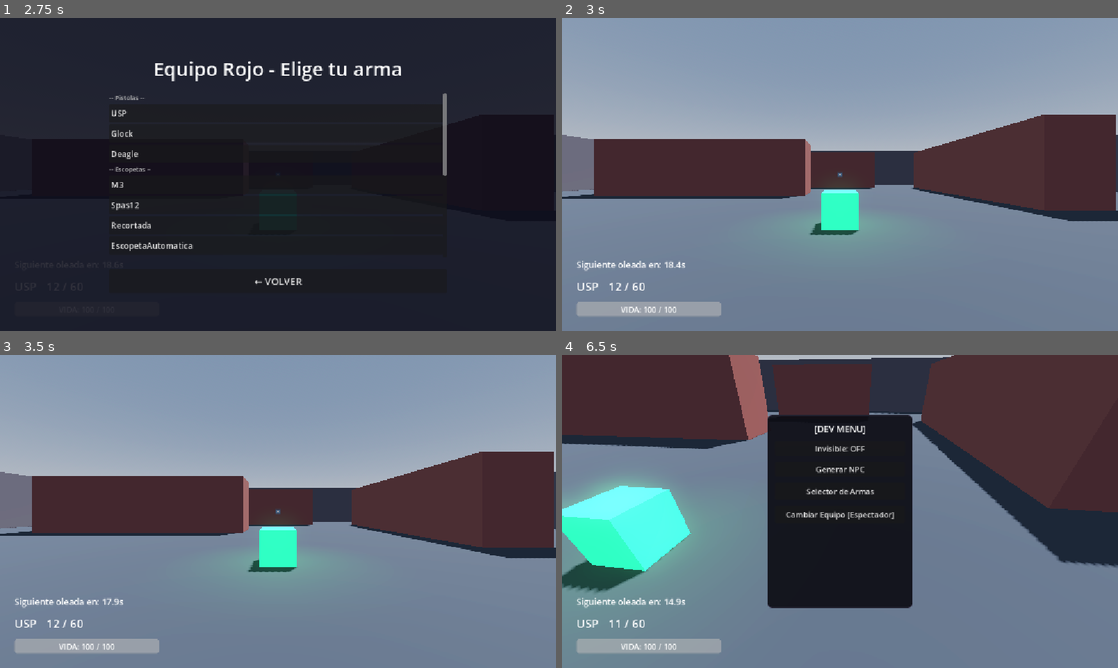
Above: before the commit, frames 1-4 (two rows, left to right).
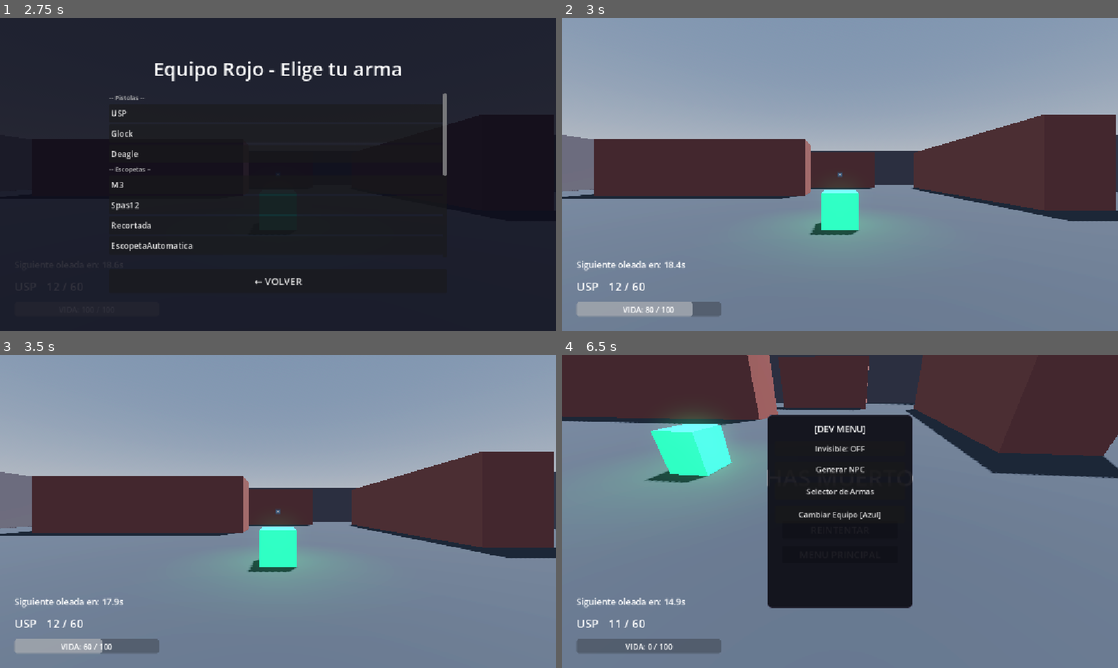
Above: after the commit, the same moments.

Repository: Jillkrav/Fps-Prueba
Game: Godot game, scene res://scenes/main_menu.tscn
Same seed, same stepped clock (60 frames per second), same inputs: the game is played once before the commit and once after it. The engine's default icon, where the game draws it, is replaced by a stand-in: a white triangle on a blue panel in a dark square.
Inputs (mouse positions are in pixels of both pictures, inside the frame that each line leads up to):
- Up to frame 1 (2.75 s): click "JUGAR" at 0.5 s; click "MAPA 1 (Laberíntico)" at 1.25 s; click "🔴 EQUIPO ROJO" at 2 s
- Up to frame 2 (3 s): click "USP" at 2.75 s
- Up to frame 3 (3.5 s): no input
- Up to frame 4 (6.5 s): tap Enter (ui_accept) at 3.5, 3.77, 4.52, 6.02 s; move the mouse to (867, 511) at 3.52 s; hold W 3.53-4.28 s; tap Q at 3.6, 4.35, 5.3, 6.05 s; click (867, 511) at 3.67 s; move the mouse to (728, 527) at 4.27 s; hold S 4.28-5.03 s; move the mouse to (895, 442) at 5.02 s; hold D 5.03-5.78 s; hold R 5.03-5.78 s; move the mouse to (834, 517) at 5.77 s; hold W from 5.78 s (still down); tap F at 5.85 s; click (834, 517) at 5.92 s

Frame 1 is identical in both runs. In frame 2, 0.4% of the frame differs, in the area x 10-29%, y 90-96%; in frame 3, 0.6%; in frame 4, 24%, in the area x 0-100%, y 0-96%.

Commit message:
fix: checkeo general — 8 bugs corregidos (dev_menu panel armas centrado, player setup_weapon seguro, spawner HUD group, npc_base danno keys, weapon initialize_from_name keys, hud group tag, player _ready gs limpio)

Diff:
--- a/scripts/dev_menu.gd
+++ b/scripts/dev_menu.gd
@@ -89,14 +89,28 @@
 	vbox.move_child(btn_equipo, insert_idx + 1)
 
 # ── Panel flotante selector de armas ─────────────────────────────────────────
+# FIX: se usa PRESET_CENTER_TOP + offset para que el panel NO se salga de pantalla.
+# El panel se agrega al CanvasLayer raiz (HUDLayer) para que siempre quede en pantalla.
 func _build_panel_armas() -> void:
 	_panel_armas = PanelContainer.new()
 	_panel_armas.visible = false
-	_panel_armas.set_anchors_preset(Control.PRESET_CENTER)
-	_panel_armas.custom_minimum_size = Vector2(320, 0)
+
+	# Anclar al centro de la pantalla con tamano fijo
+	_panel_armas.set_anchors_and_offsets_preset(Control.PRESET_CENTER, Control.PRESET_MODE_MINSIZE, 0)
+	_panel_armas.anchor_left   = 0.5
+	_panel_armas.anchor_top    = 0.5
+	_panel_armas.anchor_right  = 0.5
+	_panel_armas.anchor_bottom = 0.5
+	_panel_armas.offset_left   = -175.0
+	_panel_armas.offset_top    = -220.0
+	_panel_armas.offset_right  =  175.0
+	_panel_armas.offset_bottom =  220.0
 	_panel_armas.grow_horizontal = Control.GROW_DIRECTION_BOTH
 	_panel_armas.grow_vertical   = Control.GROW_DIRECTION_BOTH
-	get_parent().add_child(_panel_armas)
+
+	# Subir al nodo padre que sea CanvasLayer para que quede sobre todo
+	var canvas_parent: Node = get_parent()
+	canvas_parent.add_child(_panel_armas)
 
 	var margin := MarginContainer.new()
 	margin.add_theme_constant_override("margin_top",    14)
@@ -136,11 +150,20 @@
 func _build_panel_equipo() -> void:
 	_panel_equipo = PanelContainer.new()
 	_panel_equipo.visible = false
-	_panel_equipo.set_anchors_preset(Control.PRESET_CENTER)
-	_panel_equipo.custom_minimum_size = Vector2(300, 0)
+
+	_panel_equipo.anchor_left   = 0.5
+	_panel_equipo.anchor_top    = 0.5
+	_panel_equipo.anchor_right  = 0.5
+	_panel_equipo.anchor_bottom = 0.5
+	_panel_equipo.offset_left   = -160.0
+	_panel_equipo.offset_top    = -160.0
+	_panel_equipo.offset_right  =  160.0
+	_panel_equipo.offset_bottom =  160.0
 	_panel_equipo.grow_horizontal = Control.GROW_DIRECTION_BOTH
 	_panel_equipo.grow_vertical   = Control.GROW_DIRECTION_BOTH
-	get_parent().add_child(_panel_equipo)
+
+	var canvas_parent: Node = get_parent()
+	canvas_parent.add_child(_panel_equipo)
 
 	var margin := MarginContainer.new()
 	margin.add_theme_constant_override("margin_top",    14)
@@ -160,7 +183,6 @@
 	vbox.add_child(titulo)
 	vbox.add_child(HSeparator.new())
 
-	# Un boton por cada equipo del enum
 	for id in GameState.NOMBRE_EQUIPO.keys():
 		var nombre: String = GameState.nombre_equipo(id)
 		var color: Color   = GameState.color_equipo(id)
@@ -181,11 +203,9 @@
 
 func _on_equipo_elegido(id: int) -> void:
 	GameState.player_team = id
-	# Actualizar texto del boton en el menu principal
 	var btn_eq: Button = get_node_or_null("PanelPrincipal/VBox/BtnCambiarEquipo")
 	if is_instance_valid(btn_eq):
 		btn_eq.text = "Cambiar Equipo [%s]" % GameState.nombre_equipo(id)
-	# Forzar retarget en todos los NPCs activos
 	for npc in get_tree().get_nodes_in_group("npcs"):
 		if npc is NpcBase:
 			npc._pick_target()
--- a/scripts/hud.gd
+++ b/scripts/hud.gd
@@ -19,6 +19,8 @@
 var _menu_abierto: bool       = false
 
 func _ready() -> void:
+	# FIX: registrar en grupo para que spawner.gd pueda encontrarlo con get_nodes_in_group("hud")
+	add_to_group("hud")
 	_conectar_player()
 	_configurar_pausa()
 
@@ -55,7 +57,6 @@
 		return
 	match event.keycode:
 		KEY_Q:
-			# Q abre/cierra el DevMenu completo (con sus 3 botones adentro)
 			if dev_menu:
 				dev_menu.toggle_menu()
 				_menu_abierto = dev_menu.visible
--- a/scripts/npc_base.gd
+++ b/scripts/npc_base.gd
@@ -8,7 +8,6 @@
 enum Estado { IDLE, GUARDIA, ALERTA, BUSCANDO, ESCONDIENDOSE, SIGUIENDO, ATACANDO }
 
 # NOTA: Relacion se mantiene solo para compatibilidad con el DevMenu.
-# La logica real de amistad/enemistad depende del equipo (equipo_id).
 enum Relacion { AMIGABLE, NEUTRAL, ENEMIGO }
 
 @export var npc_name: String = "NPC"
@@ -21,8 +20,6 @@
 @export var estado: Estado = Estado.IDLE
 @export var nombre_arma: String = ""
 
-# ID numerico de equipo (usar GameState.Equipo.*)
-# Por defecto Rojo=2 para NPCs enemigos del mapa
 @export var equipo_id: int = 2
 
 var _relacion_forzada: bool = false
@@ -49,7 +46,6 @@
 var _healthbar_fill: MeshInstance3D = null
 var _weapon_label_3d: Label3D = null
 
-# Temporizador para refrescar objetivo periodicamente
 var _retarget_timer: float = 0.0
 const RETARGET_INTERVAL: float = 2.0
 
@@ -59,13 +55,11 @@
 		max_health = ConfigManager.get_vida_npc("Enemigo")
 	current_health = max_health
 
-	# Si no fue forzado desde afuera, asignar equipo segun relacion legada
 	if not _relacion_forzada:
 		match relacion:
 			Relacion.ENEMIGO:
 				equipo_id = GameStateClass.Equipo.ROJO
 			Relacion.AMIGABLE:
-				# Aliado = mismo equipo que el jugador
 				equipo_id = _equipo_jugador()
 			Relacion.NEUTRAL:
 				equipo_id = GameStateClass.Equipo.ESPECTADOR
@@ -77,33 +71,40 @@
 
 func _configurar_arma() -> void:
 	if nombre_arma == "":
-		_es_ranged = false
+		_es_ranged   = false
 		_es_escopeta = false
 		attack_range = 1.8
-		attack_rate = 1.0
-		speed = 4.0
-		damage = 15.0
+		attack_rate  = 1.0
+		speed        = 4.0
+		damage       = 15.0
 		return
 	var cfg: Dictionary = ConfigManager.get_arma(nombre_arma)
 	if cfg.is_empty():
-		_es_ranged = false
+		_es_ranged   = false
 		attack_range = 1.8
 		return
 	var rango_cfg: float = float(cfg.get("RangoAtaque", 10.0))
 	attack_range = rango_cfg
-	_es_ranged = rango_cfg > 1.8
+	_es_ranged   = rango_cfg > 1.8
 	var categoria: String = str(cfg.get("Categoria", "")).to_lower()
 	_es_escopeta = categoria.contains("escopeta") or nombre_arma.to_lower().contains("shotgun")
-	var danno_raw = cfg.get("DannoAlNPC", cfg.get("DaNNOAlNPC", cfg.get("DaNNioAlNPC", 0.0)))
-	var danno_val: float = float(danno_raw)
+
+	# FIX: buscar la clave de danno con todos los posibles nombres del JSON
+	# Clave oficial nueva: "DanioAlNPC" — fallbacks para configs viejas
+	var danno_val: float = 0.0
+	for clave in ["DanioAlNPC", "DannoAlNPC", "DaNNOAlNPC", "DaNNioAlNPC", "Danno", "Dano"]:
+		if cfg.has(clave):
+			danno_val = float(cfg[clave])
+			break
 	if danno_val <= 0.0:
-		danno_val = float(cfg.get("Danno", cfg.get("Dano", 20.0)))
+		danno_val = 20.0
 	damage = danno_val
+
 	if _es_ranged:
-		speed = 2.5
+		speed       = 2.5
 		attack_rate = float(cfg.get("CadenciaSegundos", 1.5))
 	else:
-		speed = 4.0
+		speed       = 4.0
 		attack_rate = 1.0
 
 func _physics_process(delta: float) -> void:
@@ -114,7 +115,6 @@
 		if cam:
 			_healthbar_root.look_at(cam.global_transform.origin, Vector3.UP)
 
-	# Retargeteo periodico para detectar nuevos enemigos
 	_retarget_timer += delta
 	if _retarget_timer >= RETARGET_INTERVAL:
 		_retarget_timer = 0.0
@@ -129,7 +129,6 @@
 	else:
 		velocity.y = 0.0
 
-	# Invisibilidad: ignorar al jugador si es enemigo y esta en grupo invisible
 	var player: Node = get_tree().get_first_node_in_group("player")
 	if player and player.is_in_group("invisible_to_npc") and _es_enemigo_de_nodo(player):
 		velocity.x = move_toward(velocity.x, 0, speed)
@@ -227,11 +226,9 @@
 	_base_color = mat.albedo_color
 	mesh.set_surface_override_material(0, mat)
 
-# Devuelve el equipo_id del jugador desde GameState
 func _equipo_jugador() -> int:
 	return GameState.player_team
 
-# Devuelve true si este NPC es enemigo de otro nodo (player o NpcBase)
 func _es_enemigo_de_nodo(otro: Node) -> bool:
 	if not is_instance_valid(otro):
 		return false
@@ -247,7 +244,6 @@
 func _pick_target() -> void:
 	target = null
 	var closest_dist: float = INF
-	# Evaluar jugador
 	var player: Node = get_tree().get_first_node_in_group("player")
 	if player and is_instance_valid(player) and _es_enemigo_de_nodo(player):
 		if not player.is_in_group("invisible_to_npc"):
@@ -255,7 +251,6 @@
 			if d < closest_dist:
 				closest_dist = d
 				target = player as Node3D
-	# Evaluar otros NPCs
 	for node in get_tree().get_nodes_in_group("npcs"):
 		if node == self:
 			continue
--- a/scripts/player.gd
+++ b/scripts/player.gd
@@ -23,11 +23,12 @@
 var active_weapon: Weapon = null
 
 func _ready() -> void:
+	add_to_group("player")
 	max_health = ConfigManager.salud_jugador
 	current_health = max_health
-	var gs: Node = get_node_or_null("/root/GameState")
-	if gs and "selected_team" in gs and String(gs.selected_team).strip_edges() == "":
-		gs.selected_team = "azul"
+	# FIX: usar GameState directamente en lugar de get_node con cast inseguro
+	if GameState.player_team == GameStateClass.Equipo.ESPECTADOR:
+		GameState.player_team = GameStateClass.Equipo.AZUL
 	Input.mouse_mode = Input.MOUSE_MODE_CAPTURED
 	setup_weapon()
 	health_changed.emit(current_health, max_health)
@@ -38,13 +39,15 @@
 	var weapon_instance: Node = weapon_placeholder_scene.instantiate()
 	weapon_holder.add_child(weapon_instance)
 	active_weapon = weapon_instance as Weapon
-	var selected: String = "USP"
-	var gs: Node = get_node_or_null("/root/GameState")
-	if gs and "selected_weapon" in gs and String(gs.selected_weapon).strip_edges() != "":
-		selected = gs.selected_weapon
+	# FIX: leer el arma directamente desde GameState (es autoload tipado)
+	var selected: String = GameState.selected_weapon
+	if selected.strip_edges() == "":
+		selected = "USP"
 	active_weapon.initialize_from_name(selected)
-	active_weapon.weapon_fired.connect(_on_weapon_fired)
-	active_weapon.weapon_ammo_changed.connect(_on_weapon_ammo_changed)
+	if not active_weapon.weapon_fired.is_connected(_on_weapon_fired):
+		active_weapon.weapon_fired.connect(_on_weapon_fired)
+	if not active_weapon.weapon_ammo_changed.is_connected(_on_weapon_ammo_changed):
+		active_weapon.weapon_ammo_changed.connect(_on_weapon_ammo_changed)
 	weapon_changed.emit(active_weapon.weapon_name, active_weapon.ammo_in_mag, active_weapon.reserve_ammo)
 	ammo_changed.emit(active_weapon.ammo_in_mag, active_weapon.reserve_ammo)
 
@@ -61,9 +64,7 @@
 	active_weapon.weapon_ammo_changed.connect(_on_weapon_ammo_changed)
 	weapon_changed.emit(active_weapon.weapon_name, active_weapon.ammo_in_mag, active_weapon.reserve_ammo)
 	ammo_changed.emit(active_weapon.ammo_in_mag, active_weapon.reserve_ammo)
-	var gs: Node = get_node_or_null("/root/GameState")
-	if gs and "selected_weapon" in gs:
-		gs.selected_weapon = nombre_arma
+	GameState.selected_weapon = nombre_arma
 
 func _unhandled_input(event: InputEvent) -> void:
 	if is_dead:
@@ -124,7 +125,7 @@
 	var multiplicador: float = 1.0
 	match zona:
 		"Cabeza": multiplicador = ConfigManager.mult_cabeza
-		"Torso": multiplicador = ConfigManager.mult_torso
+		"Torso":  multiplicador = ConfigManager.mult_torso
 	current_health -= amount * multiplicador
 	current_health = clamp(current_health, 0.0, max_health)
 	health_changed.emit(current_health, max_health)
